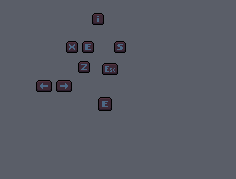
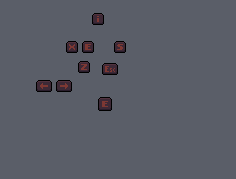
Two versions of the same layered image (236px x 179px). Layer-by-layer changes:
painted on "KeyboardE.png" over [85, 44, 91, 50]
painted on "KeyboardEscape.png" over [105, 66, 115, 72]
painted on "KeyboardS.png" over [117, 44, 123, 50]
painted on "KeyboardX.png" over [69, 44, 75, 50]
painted on "KeyboardZ.png" over [81, 64, 87, 70]
painted on "KeyboardInteract.png" over [102, 101, 108, 107]
painted on "KeyboardNextTab.png" over [60, 83, 68, 89]
painted on "KeyboardPreviousTab.png" over [40, 83, 48, 89]
